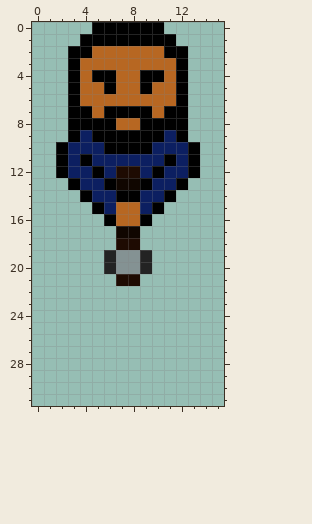
Pixel-art sprite: src/res/player/axe_down2.png. Above is the file before it was changed.
The file is 16x32 pixels.
Now the later version:
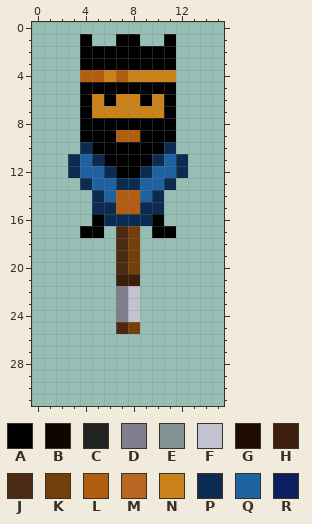
Palette (. is transparent): A #000000  B #100600  C #232323  D #7e7e8f  E #849293  F #c2c2d1  G #1e0b02  H #3b1f0c  J #4c2912  K #733f0a  L #b25d12  M #b76722  N #c9831a  P #0b2b52  Q #1f62a1  R #0c1f61
Diff:
Changed rows in their new state; - is an unchanged pixel.
first column x 2:
 0 ---......---
 1 ---..--..---
 2 -.-AAAAAA-.-
 3 -.AAAAAAAA.-
 4 -.LLNLNNNN.-
 5 -.AA-AA-AA.-
 6 -.ANANNANA.-
 7 -.-NNNNNN-.-
 8 -.---AA---.-
 9 -.A--LL--A.-
10 ..PA----AP..
11 .PQPAAAAPQP.
12 .PQQPAAPQQP.
13 -.PQQPPQQP.-
14 --.PQLLQP.--
15 ---PPLLPP---
16 ---APPPPA---
17 --AA-JK-AA--
18 -----JK-----
19 ----.JK.----
20 ----.JK.----
21 -----HH-----
22 -----DF-----
23 -----DF-----
24 -----DF-----
25 -----JK-----
Boxes around the changes in both pictures, in picture pixels (x1, y1, x2, y2):
changed: (56, 22, 200, 334)
